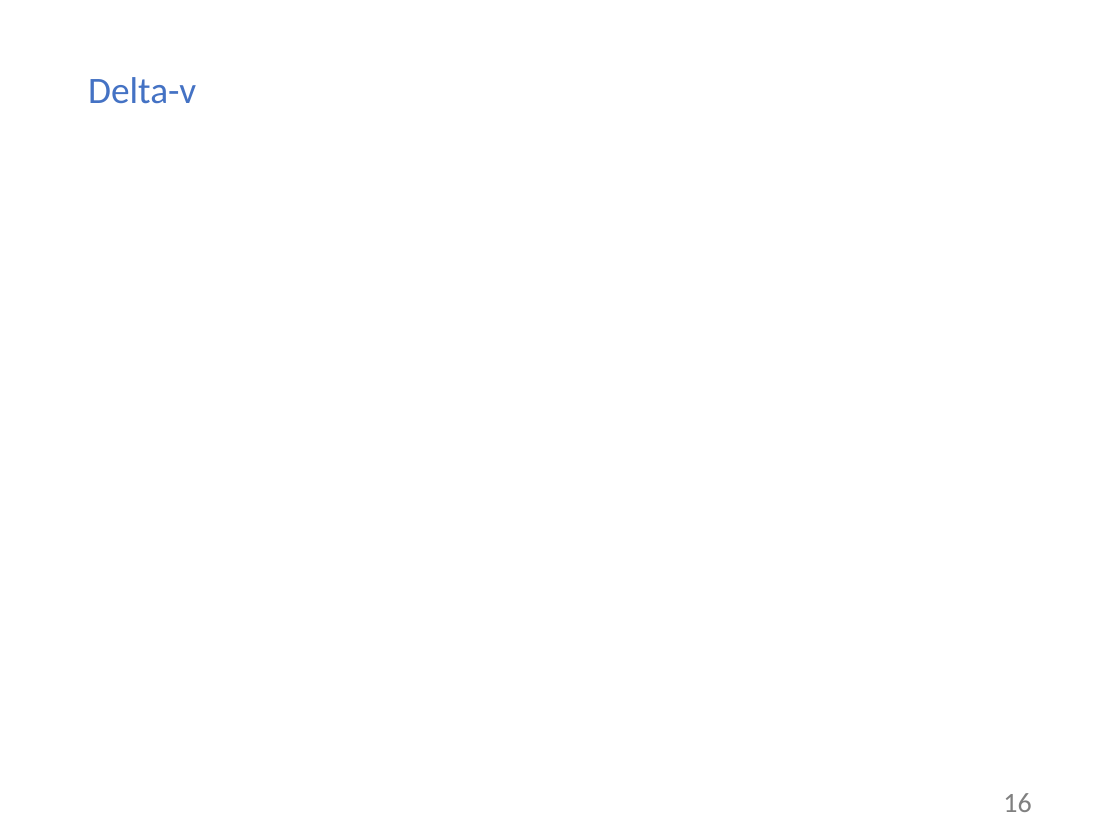
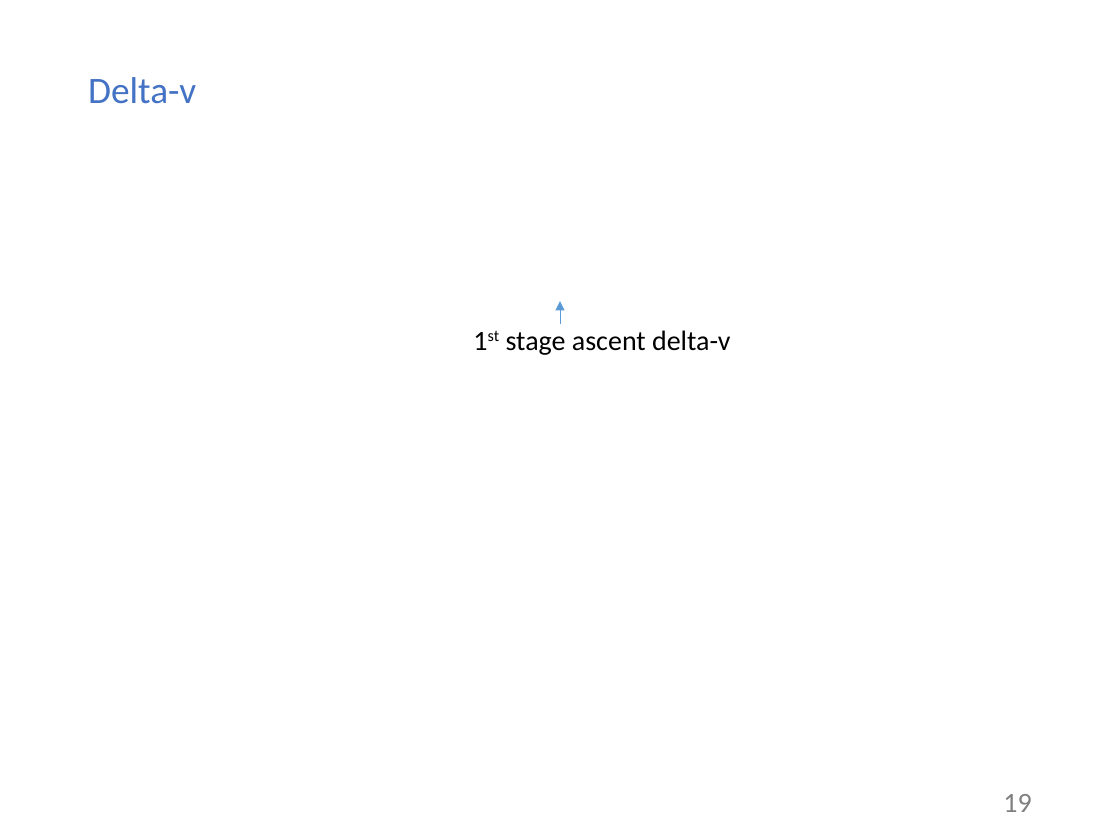
Before and after one commit to mvernacc/lvreuse, a slide deck: slide 19 of presentations/2018-08-27_meeting_w_greg.pptx (slide 16 before the commit). Drawn at 1120x840 pixels with LibreOffice and Linux fonts; fonts in the diff are those of the drawing; grey boxes stand for pictures. Boxes give left, top, right and bottom in pixels: in the first picture for what was removed or moved away, otherwise in the second. Text is boxed around its words. In the diff, an @@ line names an element or a change of style, - is before the commit and + after.

```diff
--- a/presentations/2018-08-27_meeting_w_greg.pptx
+++ b/presentations/2018-08-27_meeting_w_greg.pptx
@@ arrow added from (560, 325) to (560, 301), #5B9BD5 0.5 pt @@
@@ text added at (506,330,730,355), 18 pt, text #000000 @@
+1st stage ascent delta-v
@@ page number at (1003,794,1031,812): text changed @@
-16
+19
```
Also in this commit, not shown: 6 other slides changed, 11 slides added.
